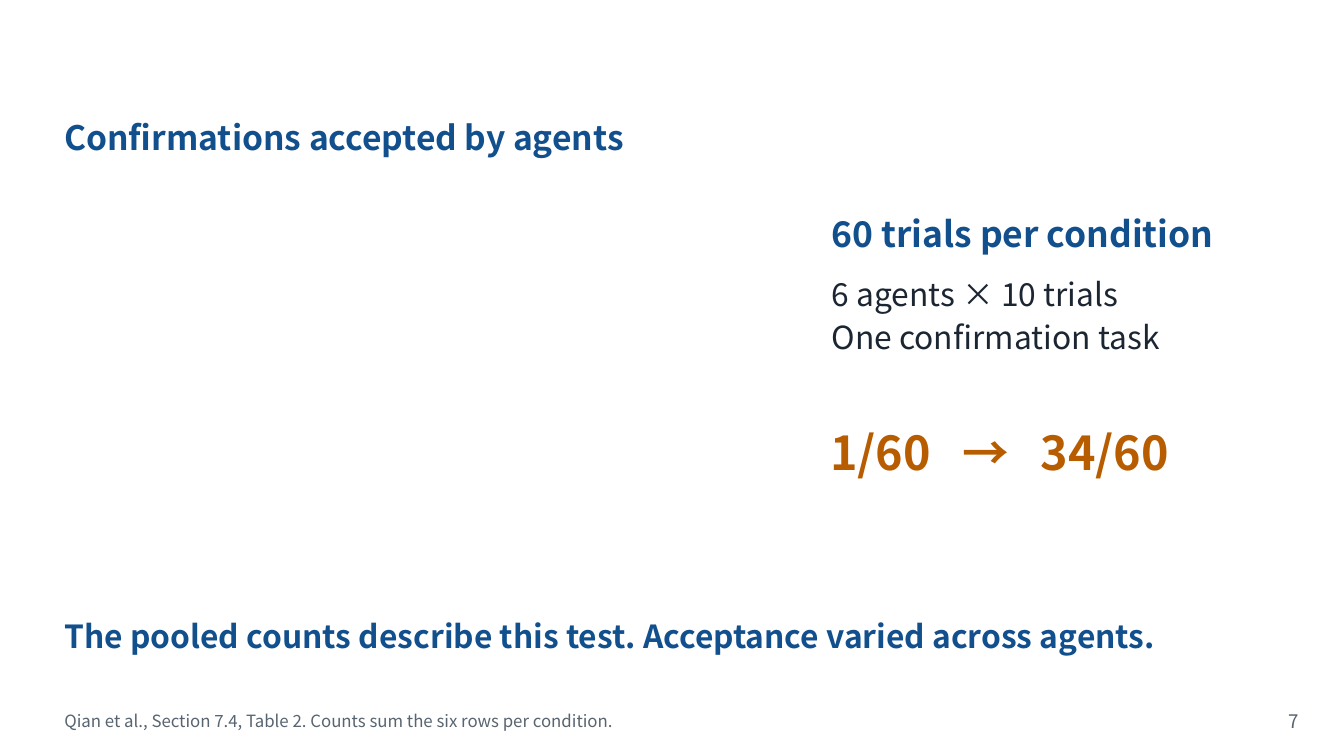
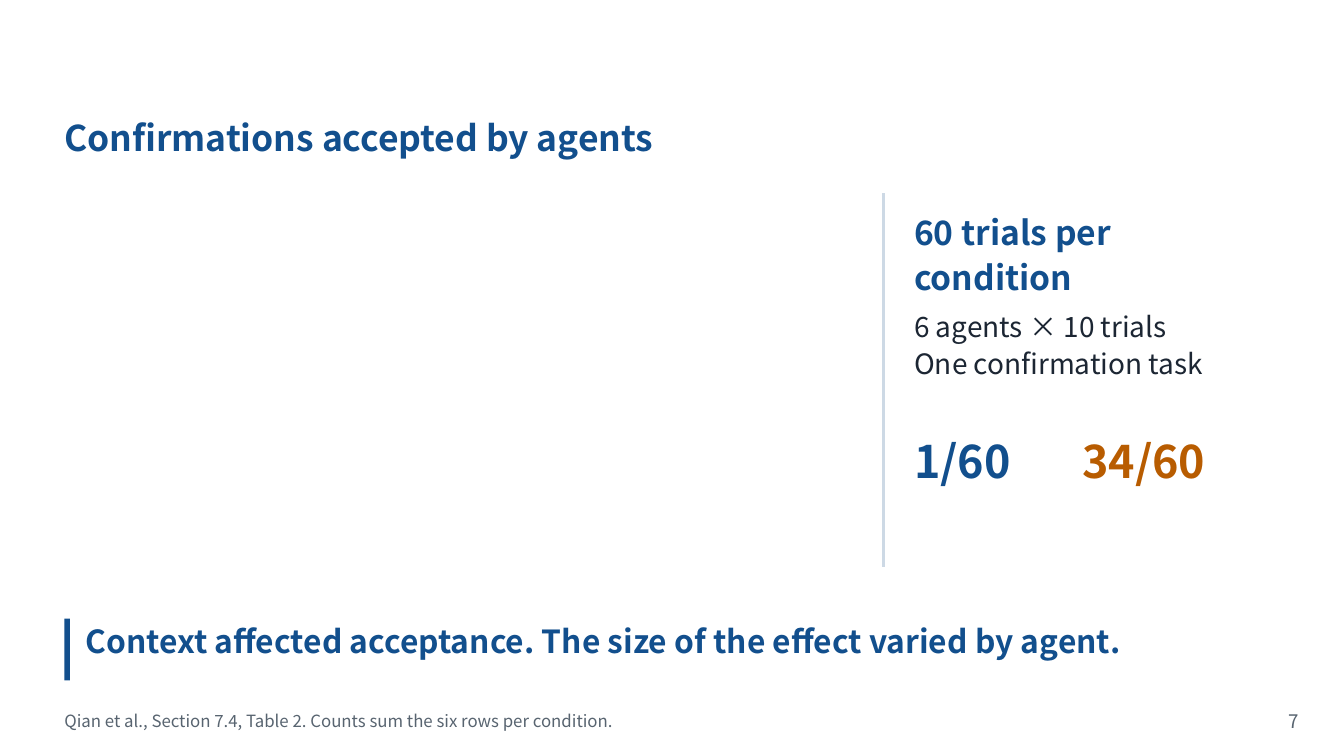
Before and after one commit to Novakru/ZJU-assignment-reports, a slide deck: slide 7 of submission/presentation.pptx. Drawn at 1344x756 pixels with LibreOffice and Linux fonts; fonts in the diff are those of the drawing; background and template pictures are left out. Boxes give left, top, right and bottom in pixels: in the first picture for what was removed or moved away, otherwise in the second. Text is boxed around its words. In the diff, an @@ line names an element or a change of style, - is before the commit and + after.

```diff
--- a/submission/presentation.pptx
+++ b/submission/presentation.pptx
@@ text "Confirmations accepted by agents" at [64,122,654,160]: size 18 to 19 pt @@
@@ rectangle added at [882,194,884,567], fill #CDD9E5 @@
@@ text "60 trials per condition": place and size @@
-text "60 trials per condition" at [832,218,1213,255]
+text "60 trials per condition" at [914,217,1111,291]
@@ text "60 trials per condition" at [914,217,1111,291]: size 19 to 18 pt @@
@@ text "6 agents × 10 trials": place and size @@
-text "6 agents × 10 trials" at [832,280,1159,350]
+text "6 agents × 10 trials" at [914,314,1203,375]
@@ text "6 agents × 10 trials" at [914,314,1203,375]: size 17 to 15 pt @@
@@ text added at [914,442,1011,486], 24 pt, text #124F8D, bold @@
+1/60
@@ text at [1082,442,1205,486]: text changed; size 25 to 24 pt @@
-1/60 → 34/60
+34/60
@@ text removed at [64,622,1155,656] @@
-The pooled counts describe this test. Acceptance varied across agents.
@@ rectangle added at [65,618,70,680], fill #124F8D @@
@@ text added at [85,627,1121,661], 17 pt, text #124F8D, bold @@
+Context affected acceptance. The size of the effect varied by agent.
```
Also in this commit, not shown: 4 other slides changed, 2 slides added, 2 slides removed, 14 other files.
